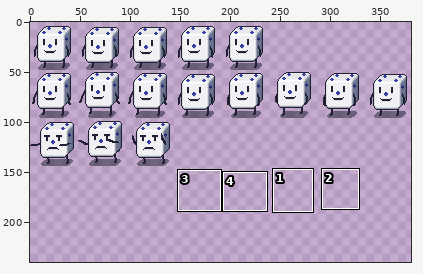
A sprite sheet gets an edit: Assets/Textures/Player/DiceBlueAnimations.png. Above: a wide view before the commit, with the close-up outlined.
Close-up. Old version:
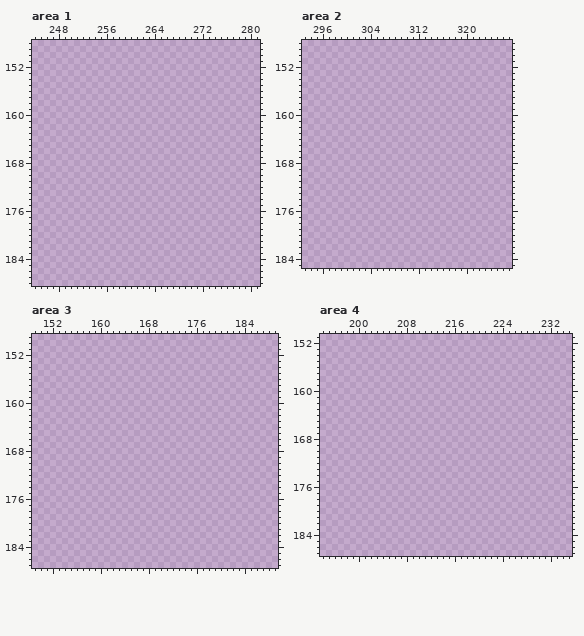
The file is 384x192 pixels. Shown: area 1: x 244..281, y 148..188; area 2: x 293..327, y 148..185; area 3: x 149..189, y 149..187; area 4: x 194..235, y 151..187. The old version is drawn lined up with the new one, on the new canvas. The wide view leaves out empty margins. The commit also changed other parts of the picture, which this record leaves out.
Now the later version:
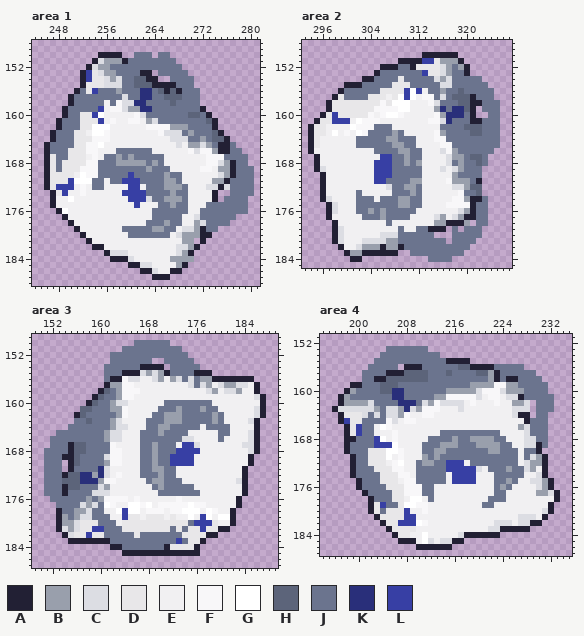
Palette (. is transparent): A #222034  B #999fac  C #dcdde3  D #e8e7e9  E #f1f0f2  F #f8f7f9  G #ffffff  H #5c647a  J #6b748e  K #292f7a  L #373fa4
Difference:
canvas 384x192 -> 384x240
Changed rows in their new state; - is an unchanged pixel.
Area 1:
first column x 246:
150 ---------AAAA--JJJ-JJ--------------
151 --------ACBBBAJJJJJJJJ-------------
152 -------ACBBJJJJJJJJJJJJ------------
153 ------ALDCBBJJJJAA-JJJJJ-----------
154 ------ALDDCBCJJHHAA--JJJJ----------
155 ------ADDDCCCJJHHHAAAAJJJ----------
156 -----AJDLJJJBJJJKKJHAHAJJJ---------
157 ----AJJJJJJJJCJJKKJJHHHJJJ---------
158 ----AJJJJJEJFCCKKJJJJHJJJJ---------
159 ---AJJJJJLEFFCBBKKJJJJJJJJA--------
160 ---AJJDDLGEEEEEFCJJJJJJJHHJA-------
161 --AJJJDDDLEFEEFFEBCJJJJJJJJHA------
162 --AJJJDDGGGEEEEEEFFFFBBBJJJJA------
163 -AJJJDDEGGFEEEEEEEEFCCCJBJJJHA-----
164 -AJJJDDDFFFEEEEEEEEEECCCJJBJHHA----
165 AJJJJDDFFGEEEEEEEEEEEECEBBCBJAAJ---
166 AJJJDDDFFEEEJJJJJJEEEEEEFCFFBAAJJ--
167 ADJJDDDEFEJJBJBJJJJJEEEEEEEFFFJJJJ-
168 ADJDDDDFFJJJBBBBBJBJEEEEEEEFFCBAJJ-
169 ADJDDDFFFJJJJJJJJBJJJEEEEEFFEBBAJJJ
170 ADDDDEGFFJJJJJLJJJJJBJJEEEEEECBAJJJ
171 ADDDLGGGJJEJJLLLJJJJBBJEEEEEBBAJJJJ
172 ADLLLEFEJJEEEELLEJJJBBBJEEECCACJJJJ
173 -ADLEEFEEEEEELLLLJJJJBJJEEEEA--JJJJ
174 -AEEGEEEEEEEEELLLCJJBBBJEEEEA-JJJJ-
175 -AEEEEEEEEEEEEELEEEJJBJJEEEJJJJJJJ-
176 --AGEEEEEEEEEEEEEEJJJJJJEEJJJJJJJJ-
177 ---AEEEEEEEEEEEEEEJJJJJEECJJJJJJ---
178 ----AEEEEEEEEEEEEJJJBJJEEBCJJJJ----
179 -----AEEEEEEEJJJJJBBJJECCBAJJ------
180 ------AEEEEEEEJJJJJJJECBBBAA-------
181 -------AEEEEEEEEEEEEEEEBB-A--------
182 --------AAEEEEEEEEEEEECCBA---------
183 ----------ACCCEEEEEEEECBA----------
184 -----------AAACEEEEEEBBBB----------
185 --------------AACCEEEEBA-----------
186 ----------------AACEEAA------------
187 ------------------AAA--------------
Area 2:
first column x 294:
150 -------------------AAAAAA-------
151 ---------------AAAALLDBBBA------
152 ------------AAAJJADDDDCBJBA-----
153 -----------AJJJJJJJLDDCBJJA-----
154 ---------AAJJJJDJJJJJCBCJJJJJ---
155 ------AAAJJJJJDDDJJJJJCCJJJJJJ--
156 -----AJJJJJJDDDDLGLEJJBJJHJJJJJ-
157 ----ADJJJJDDDEDGLGEFFJCJHHHAJJJ-
158 ---ADDDDDDDDFDGGGEEEFCJJJHHAAJJJ
159 ---ADDDDDDDFFFFGGEEEEBKJKKHA-JJJ
160 --ADLDDDDDFEFGGFEEEEEFBKKKJA--JJ
161 -ADDLLLEGFFFEEEEEEEEFFCKJJJAAJJJ
162 ADDEEEEGFFFJJJEEEEEEEEJJJJHHHJJJ
163 ADDEGEFEGFJJJJBJEEEEEFBJJJJHHJJJ
164 ADEEEEEEJJJJJBBJJJEEEFFJJJJJJJJJ
165 ADEEEEEEJJJJJJBBJJEEEEFFJJJJJJJJ
166 AEEEEEEEEEEJJJJBBJJEEECFBJJJJJJ-
167 -AEEEEEEEEEELLJJBJJEEEECBBJHHJ--
168 -AEEEEEEEEELLLJJBJBEEEECJBJJHJ--
169 -ACEEEEEEEELLLJJJJJEEECECBJJJ---
170 --AEEEEEEEELLLJJJJJEEEEEBJJJJ---
171 --AEEEEEEEELLJJJJBBEEEEFBBBJA---
172 --AEEEEEEEEEECJJBBJEEEEECCBHH---
173 --AEEEEEJEEEEEJJJBJEEEEEEFJJH---
174 --ACEEEEJJJEJJJBBJJEEEEEFFBAAJ--
175 ---ACEEEJJJJJJJBBJJEEEEFFFFAJJ--
176 ---ACEEEJJBJBJJJJJEEEEEEECBAJJ--
177 ---AEEEEEJJJBJJJJEEEECBECBAAJJ--
178 ----AEEEEEEEEJEEEEEEEBBAAAB-JJ--
179 ----ACEEEEEEEEEJEEJJAAA-J-JJJ---
180 ----ACEEEEEECCCJJJJJJ---JJJJJ---
181 ----ACEEECCCCBBJJJJJJJJ-JJJJ----
182 -----AEECBBBABBAJJJJJJJJJJJ-----
183 ------ABBAAAAAA--JJJJJJJJJ------
184 -------AA-----------JJJJ--------
Area 3:
first column x 151:
150 ---------------JJJJJJ----------------
151 -------------JJJJJJJJJJ--------------
152 -----------JJJJJJJJJJJJJ-------------
153 -----------JJJJJJJ--JJJJJ------------
154 ----------JJJJJJAAAA-JJJJJ-----------
155 ----------JJJAAACBCBAJJJJAAA---------
156 ----------JAAFCCEECBEBCJCJBBAAAAAAA--
157 ----------ABBFFEEEEEEEEECJCBECBBCCEA-
158 ---------AHJBFFFEEEEEEEEEEECBECCBEEA-
159 --------AHJJBFFEEEEEEEEEEEEEEEEEEEECA
160 -------AHJJBCCEEEEEEJJJJJJJJEEEEEEEEA
161 ------HHJJJBBFEEEEEJJJBJJJBJJEEEEEECA
162 -----AHJJJJJBFEEEEJJBBBJJJJJBJEEEEECA
163 -----JJHJJJBCEEEEJJJBBBJJJJJBJEEEECA-
164 ----JJJJJJJBCCEEEJJBBJJJJJEJJJJEEEEA-
165 --JJJJJJJJBCCEEEJJJBJJJJEEEEEJJEEECA-
166 -JJJJJJJJJBCCEEEJJJJJJJCCEEEEJEEEECA-
167 -JJJAHHJJJJFEEEEJJBJJJELLCEEEEEEECCA-
168 JJJJAHHJJJJFFEEEJJBJJJLLLLEEEEEEEECA-
169 JJJAAHJJJJCFFEEEJJBJJLLLLEEEEEEEEEA--
170 JJJ-AHJJJJBFFEEEJJBJJLLLLEEEEEEEEEA--
171 JJJ-AJJJJKCEEEEEJJBBJJEEEEEEEEEEEA---
172 JJJAHHKKBKCEFEEEJJJBJJEEEEEEEEEEEA---
173 JJJHHHKKKBFFEEEEEJBBJJJEEEEEEEEECA---
174 JJJAHHJJJCBEEEEEEEJBJJJJJEEEEEEEEA---
175 JJJAJJJJCCCEEEEEEEEJJJJJJJEEEEEEEA---
176 -JJJJJJBJBFFFFEFEEEEEEFEEEEEEEEEA----
177 --JJJJCBCJGFEEGGFGEFFFFFGFFEEEEEA----
178 --AJJBBCJJEEGLGGEFFFEFFGGGEGFEEA-----
179 --ABJBCCJJJEELDDEDDDEDEEGELGEGGA-----
180 --ABBCDDDJJJEDDDDDDDDDDDJLLLDEEA-----
181 --ACBCDDLLJJJDDDDDDDDJDJDDLDDAA------
182 ---ACDDLDDJJJJJDJJJJJJJDDDDAA--------
183 ----AAAAAAAJJJJJJJJJJJLJDDA----------
184 -----------AAJJJJJJJADDDDA-----------
185 -------------AAAAAAAAAAAAA-----------
Area 4:
first column x 196:
153 ---------JJJJJJJ----------------------
154 --------JJJJJJJJJJ--------------------
155 -------JJJJJJJJJJJJAAAA---------------
156 ------JJJJJ-AAAJJJJJJHHAAAAJJJJJ------
157 -----JJJJAAAHHHHJJJHJJJJHHBAJJJJJJ----
158 -----JJAAHHHHHHHJJJJJJJJJJBAJAAJJJJ---
159 ---AAJJJHHHJJJJJJJJJJJJBBBBFFBBJJJJJ--
160 --ABJJJJHHKKJJJJJJJBBBBBCFFFCBBBJJJJ--
161 -ABJJJJJJJKKJJJJJBBFFFFFCEFFECCAJJJJJ-
162 -ABBBBCJJJJKKKJCBFCCCCEFEEEFEEBBC-JJJ-
163 ACCCCCCBJCCBKCBFFFEEECEEEEEEEECCC-JJJ-
164 -ADDDCJCJCCBFEEFFEEEEEEEEEEEEECAA-JJ--
165 -ALDDJJJJFCEFFEEEEEEEEEEEEEEEEEEAJJJ--
166 --ADLJJEGFEEEEEEEEEEEEEEEEEEEEEBCJJJ--
167 --ADLJJEEEFEEEEEEEJJJJJJJJJJEEEECJJJ--
168 --AAJJJLGEFEEEEEJJJJBJJBBBBJJEEECCJJ--
169 --AJJJJLLLGEEEEJJJBBBJJJBBBBJJEECCAJ--
170 --AJJJDDDGGFEEEJJBBJJJJJJJBBJJJEJJA---
171 ---AJJDDDGEFEEEBJBJJJJJJJJJJJJJEJCBA--
172 ---AJJDDDEFGEEJBBJJLLLEJJJJJJJJECBBA--
173 ---AJJJDDDFFEEJJJJJLLLLLCEJJJBJJCBEA--
174 ---AJJJJDDDFFEJJJJJELLLLEEEJJJJJEECA--
175 ----AJJJDDDEFFJJJJJELLLLEEEJJBJEECCBA-
176 ----AJJJJDDDFFFJJEEEEEEEEEEJBJEEEECBA-
177 -----AJJJJDDFFFJJEEEEEEEEEEJJEEEEEBBCA
178 ------AJJJDDEGGEJEEEEEEEEEJJJEEEEEEEEA
179 ------ADLJJDGGFFEEEEEEEEEJJEEEEEEEEEA-
180 ------ADJDDDLEEFEEEEEEEEEEEEEEEEEEECA-
181 -------ADDDDLLEEEEEEEEEEEEEEEEECCCEA--
182 --------ADDLLLGFEEEEEEEEEEECCCECCAA---
183 ---------ADDDDEEEEEEEEEEEECCAAAAA-----
184 ----------ADDEEGEEEEECAAAAAA----------
185 -----------AAAEGCECCAA----------------
186 --------------AAAAAA------------------
Changed places in both close-ups, as pixel boxes (x1, y1, x2, y2):
added: (44, 52, 254, 280)
added: (308, 52, 500, 262)
added: (44, 340, 266, 556)
added: (332, 346, 560, 550)
